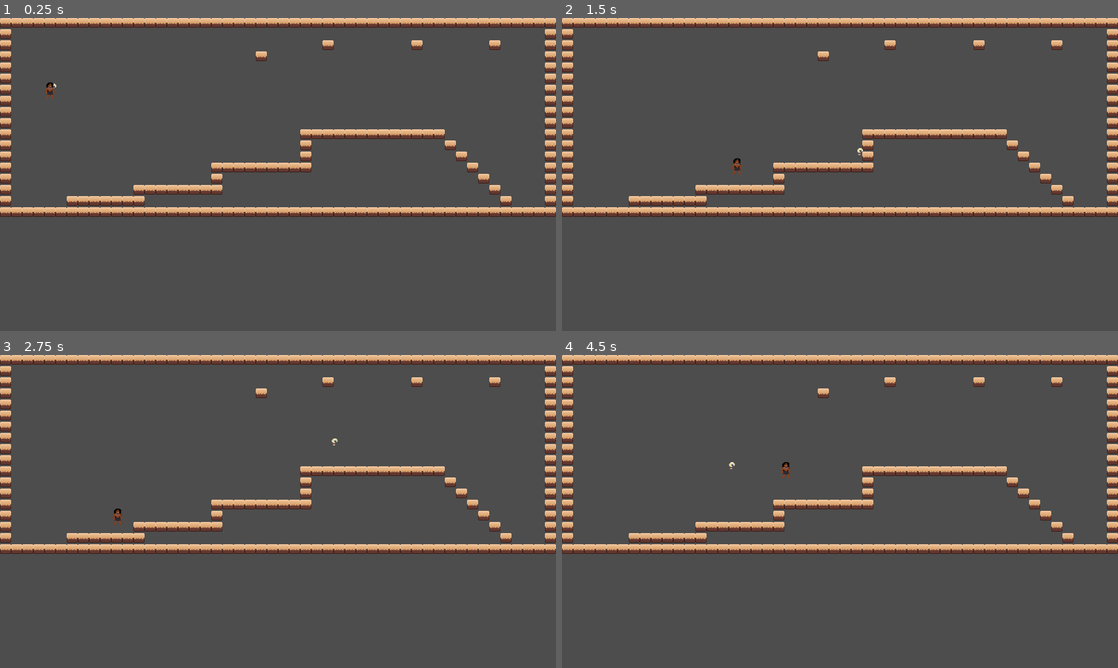
Above: before the commit, frames 1-4 (two rows, left to right).
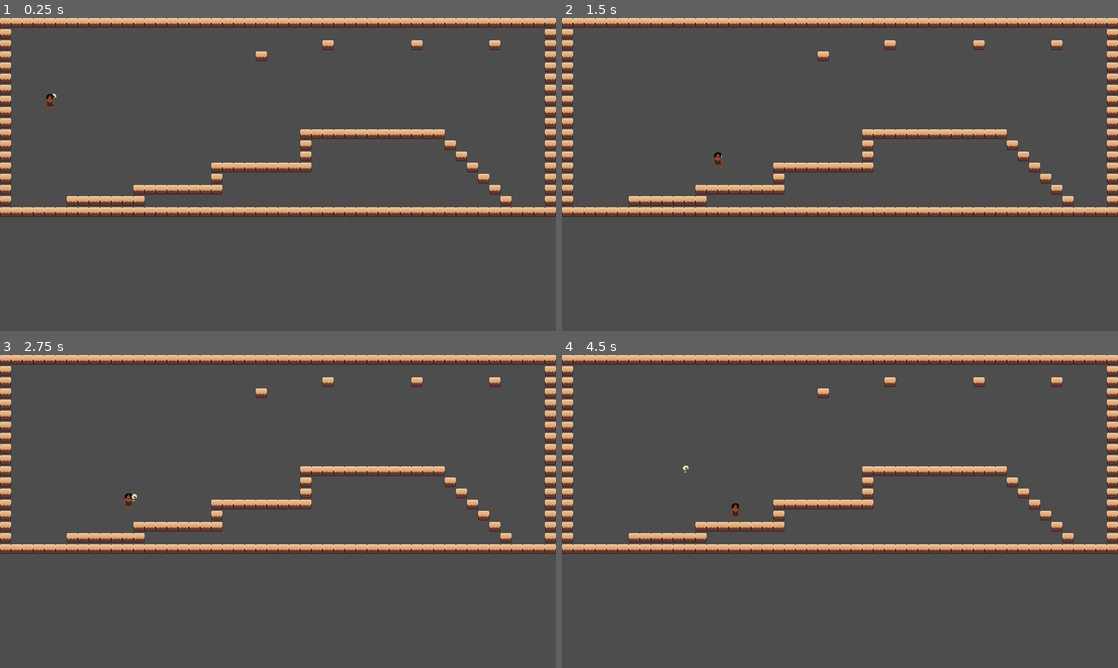
Above: after the commit, the same moments.

Repository: ch-eyenne/IslandJamGame
Game: Godot game, scene res://main.tscn
Two runs of this game, one before a commit and one after it. Both use one fixed random seed, a clock stepped at 60 frames per second and the inputs below.
Inputs (mouse positions are in pixels of both pictures, inside the frame that each line leads up to):
- Up to frame 1 (0.25 s): no input
- Up to frame 2 (1.5 s): move the mouse to (962, 158) at 0.52 s; hold D (right) from 0.53 s (still down); click (962, 158) at 0.6 s; tap W (jump) at 0.77, 0.8, 1.07, 1.35 s; move the mouse to (728, 190) at 1.27 s
- Up to frame 3 (2.75 s): tap W (jump) at 1.52, 1.82, 2.3 s; click (166, 527) at 1.55 s; move the mouse to (333, 442) at 2.02 s; release D (right) at 2.03 s; hold A (left) from 2.03 s (still down); click (333, 442) at 2.1 s
- Up to frame 4 (4.5 s): move the mouse to (812, 574) at 2.77 s; release A (left) at 2.78 s; hold D (right) 2.78-4.28 s; click (812, 574) at 2.85 s; tap W (jump) at 3.02, 3.32, 3.6, 3.77, 4.07 s; move the mouse to (1006, 558) at 3.52 s; move the mouse to (673, 464) at 4.27 s; hold A (left) from 4.28 s (still down); click (673, 464) at 4.35 s

The runs differ from the first frame. In frame 1, 0.1% of the frame differs, in the area x 8-11%, y 20-30%; in frame 2, 0.1%; in frame 3, 0.2%; in frame 4, 0.2%, in the area x 21-42%, y 34-53%.

Commit message:
first commit from terminal

Diff:
--- a/main.tscn
+++ b/main.tscn
@@ -51,6 +51,7 @@
 [node name="Hook" type="CharacterBody2D" parent="."]
 position = Vector2(163, 160)
 motion_mode = 1
+safe_margin = 1.0
 script = ExtResource("4_1ic0o")
 
 [node name="Sprite2D2" type="Sprite2D" parent="Hook"]
@@ -69,7 +70,7 @@
 shape = SubResource("CircleShape2D_oq3ab")
 
 [node name="hook_active_timer" type="Timer" parent="Hook"]
-wait_time = 3.0
+wait_time = 0.7
 one_shot = true
 
 [node name="Player" type="CharacterBody2D" parent="."]
--- a/project.godot
+++ b/project.godot
@@ -46,7 +46,7 @@
 
 [physics]
 
-2d/default_gravity=1000.0
+2d/default_gravity=2000.0
 
 [rendering]
 
--- a/scripts/Hook.gd
+++ b/scripts/Hook.gd
@@ -3,22 +3,23 @@
 @onready var is_active = false
 @onready var player = $"../Player"
 
+var is_sticked = false
 var new_position
 func _ready():
 	add_collision_exception_with(player)
 	pass
 
 func _physics_process(dt: float) -> void:
-	if self.is_active and position != new_position:
-		velocity = (lerp(position, new_position, .100) - position) /dt
+	if self.is_active and !self.is_sticked and position != new_position:
+		velocity = (lerp(position, new_position, .3) - position) /dt
 		move_and_slide()
-	if self.position == new_position:
-		reset()
-	if !self.is_active:
+	if !self.is_active and !self.is_sticked:
 		self.position = player.position
 		pass
-
-	if self.is_active == false:
+	if self.is_sticked:
+		self.velocity = Vector2.ZERO
+		pass
+	if !self.is_active:
 		#self.visible = false
 		pass
 	if self.is_active:
@@ -27,11 +28,14 @@
 
 func hook_shot():
 	new_position = get_global_mouse_position()
+	self.is_sticked = false
 	pass
 
 func reset():
 	self.position = player.position
 	self.is_active = false
+	self.is_sticked = false
+	player.is_hooked = false
 	pass
 
 
--- a/scripts/Player.gd
+++ b/scripts/Player.gd
@@ -2,18 +2,19 @@
 
 
 @export var speed = 400
-@export var jump_speed = -350
+@export var jump_speed = -500
 @export var acceleration = 15
 @export var friction = 15
 
 @onready var hook  = $"../Hook"
 @onready var hook_active_timer = $"../Hook/hook_active_timer"
-
+var direction
 var mousepoint
+var is_hooked
 var gravity = ProjectSettings.get_setting("physics/2d/default_gravity")
 
 func get_input(delta):
-	var direction = Input.get_axis("left", "right")
+	direction = Input.get_axis("left", "right")
 	if direction:
 		velocity.x = lerp(velocity.x, direction * speed, acceleration * delta)
 	else:
@@ -21,14 +22,16 @@
 	if Input.is_action_just_pressed("jump") and is_on_floor():
 		velocity.y = jump_speed
 
-func _physics_process(delta):
-	velocity.y += gravity * delta
-	get_input(delta)
-	move_and_slide()
-
-
+func _physics_process(dt):
+	if is_hooked:
+		velocity.y = (lerp(position.y, hook.position.y, .03) - position.y) /dt
+		velocity.x = lerp(velocity.x, direction * speed, acceleration * dt)
+		move_and_slide()
+	else:
+		velocity.y += gravity * dt
+		get_input(dt)
+		move_and_slide()
 # hook
-
 func _unhandled_input(event):
 	if Input.is_action_just_pressed("click") and !hook.is_active:
 		hook.is_active = true
@@ -39,9 +42,11 @@
 
 func _on_area_2d_body_shape_entered(body_rid, body, body_shape_index, local_shape_index):
 	if hook.is_active:
+		hook.is_sticked = true
+		self.is_hooked = true
 		hook_active_timer.start()
 		pass
-	pass # Replace with function body.
+	pass
 
 func reset_hook():
 		hook.reset()
Renamed: mauiRunning.png.import -> Asset/mauiRunning.png.import
Renamed: mauiRunning.aseprite -> aseprite/mauiRunning.aseprite
Renamed: mauiv4.aseprite -> aseprite/mauiv4.aseprite
